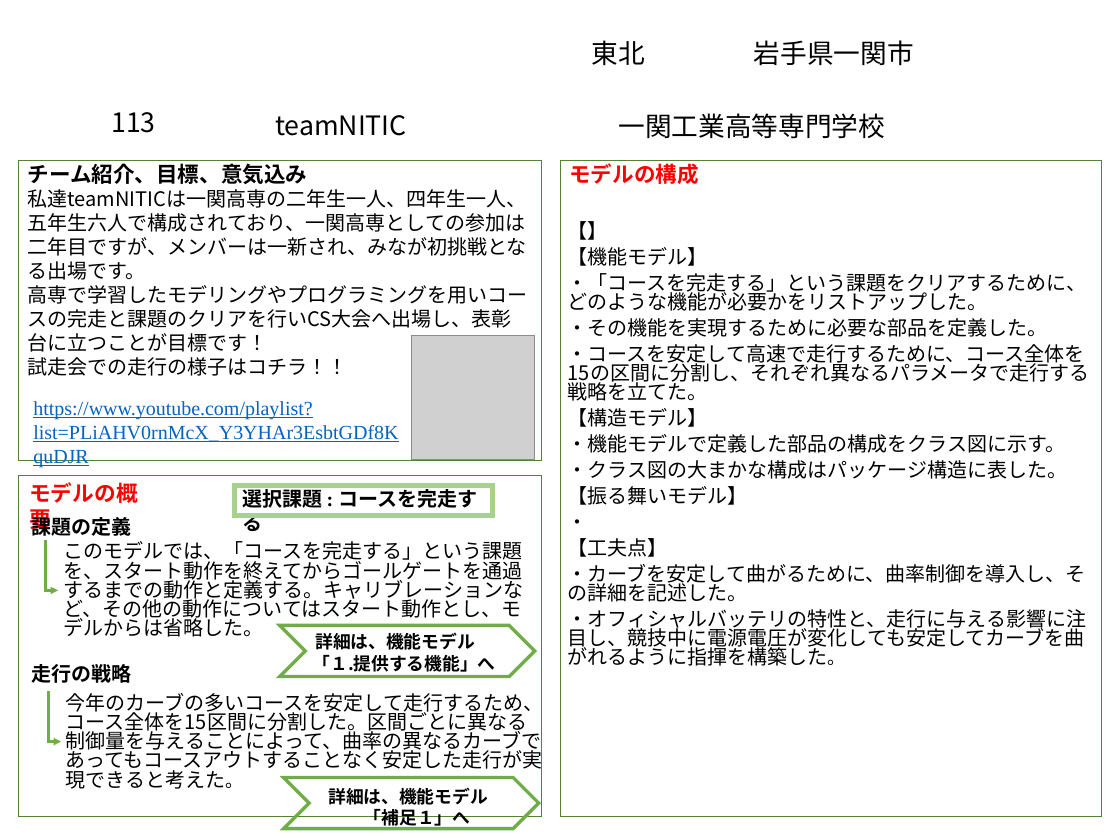
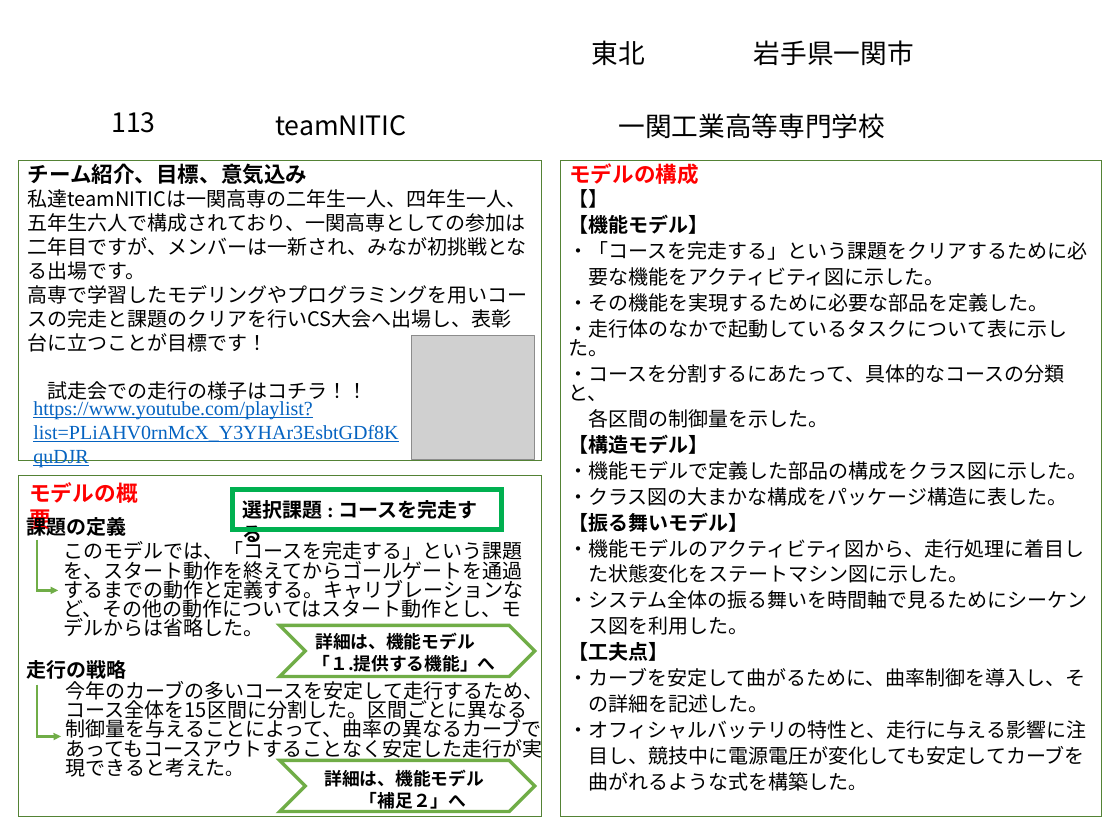
Before and after one commit to akita-lab-2019/model, a slide deck: slide 2 of PowerPoint/アブストラクト.pptx. Drawn at 1120x840 pixels with LibreOffice and Linux fonts; fonts in the diff are those of the drawing; grey boxes stand for pictures; background and template pictures are left out. Boxes give left, top, right and bottom in pixels: in the first picture for what was removed or moved away, otherwise in the second. Text is boxed around its words. In the diff, an @@ line names an element or a change of style, - is before the commit and + after.

Commit message:
update: アブストラクト追加

```diff
--- a/PowerPoint/アブストラクト.pptx
+++ b/PowerPoint/アブストラクト.pptx
@@ text "【】": place and size @@
-text "【】" at [568,221,1090,666]
+text "【】" at [568,189,1088,791]
@@ text at [568,215,748,661]: bold on in "【機能モデル】", "【構造モデル】", "【振る舞いモデル】", "【工夫点】" @@
@@ text at [568,241,1087,286]: text changed @@
-・「コースを完走する」という課題をクリアするために、どのような機能が必要かをリストアップした。
+・「コースを完走する」という課題をクリアするために必
+要な機能をアクティビティ図に示した。
@@ text at [568,319,1067,428]: text changed @@
-・コースを安定して高速で走行するために、コース全体を15の区間に分割し、それぞれ異なるパラメータで走行する戦略を立てた。
+・走行体のなかで起動しているタスクについて表に示した。
+・コースを分割するにあたって、具体的なコースの分類と、
+各区間の制御量を示した。
@@ text at [568,461,1088,506]: text changed @@
-・機能モデルで定義した部品の構成をクラス図に示す。
-・クラス図の大まかな構成はパッケージ構造に表した。
+・機能モデルで定義した部品の構成をクラス図に示した。
+・クラス図の大まかな構成をパッケージ構造に表した。
@@ rectangle: place and size @@
-rectangle at [234,485,493,515]
+rectangle at [233,490,502,529]
@@ rectangle at [233,490,502,529]: outline #A9D18E 4.5 pt to #00B050 4.5 pt @@
@@ text "選択課題 : コースを完走する": place and size @@
-text "選択課題 : コースを完走する" at [242,486,477,513]
+text "選択課題 : コースを完走する" at [243,496,478,523]
@@ text "課題の定義" rewrapped from [32,513,132,536] to [26,513,126,540] @@
@@ text at [568,539,1087,635]: text changed @@
-・
+・機能モデルのアクティビティ図から、走行処理に着目し
+た状態変化をステートマシン図に示した。
+・システム全体の振る舞いを時間軸で見るためにシーケン
+ス図を利用した。
@@ elbow arrow moved from (46, 540) - (58, 590) to (37, 540) - (58, 590) @@
@@ text "走行の戦略" rewrapped from [32,664,132,683] to [26,660,126,683] @@
@@ elbow arrow moved from (49, 691) - (61, 742) to (37, 685) - (61, 737) @@
@@ text "今年のカーブの多いコースを安定して走行するため、コース全体を15区間に分割した。区間ごとに異なる制御量を与えることによっ ...": place and size @@
-text "今年のカーブの多いコースを安定して走行するため、コース全体を15区間に分割した。区間ごとに異なる制御量を与えることによっ ..." at [66,689,543,789]
+text "今年のカーブの多いコースを安定して走行するため、コース全体を15区間に分割した。区間ごとに異なる制御量を与えることによっ ..." at [66,677,543,777]
@@ text at [568,668,1086,791]: text changed @@
-・カーブを安定して曲がるために、曲率制御を導入し、その詳細を記述した。
-・オフィシャルバッテリの特性と、走行に与える影響に注目し、競技中に電源電圧が変化しても安定してカーブを曲がれるように指揮を構築した。
+・カーブを安定して曲がるために、曲率制御を導入し、そ
+の詳細を記述した。
+・オフィシャルバッテリの特性と、走行に与える影響に注
+目し、競技中に電源電圧が変化しても安定してカーブを
+曲がれるような式を構築した。
@@ chevron: place and size @@
-chevron at [283,778,538,829]
+chevron at [280,761,535,812]
@@ text "詳細は、機能モデル": place and size @@
-text "詳細は、機能モデル" at [328,787,487,830]
+text "詳細は、機能モデル" at [324,769,483,813]
@@ text at [360,792,466,813]: text changed @@
-「補足１」へ
+「補足２」へ
```
Also in this commit, not shown: 1 other file.
